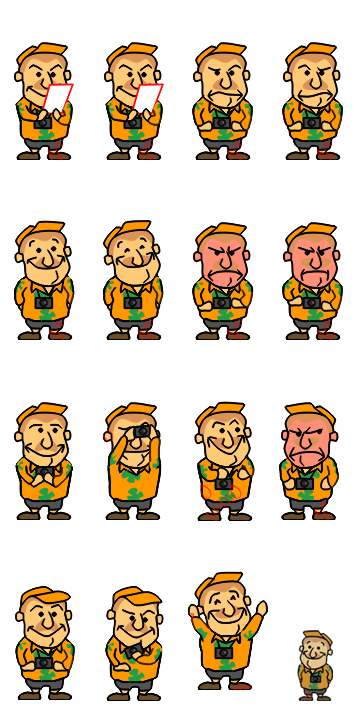
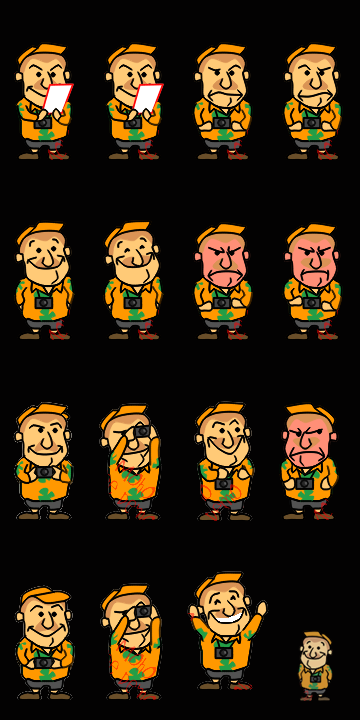
Before/after of a 360×720 layered artwork. What changed in the layer stack:
renamed "Слой 35 (копия)" to "Слой 35 (копия) 2", hid it, painted on it over (13, 42, 343, 701)
painted on "Слой 35" over (13, 402, 242, 701)
showed "Слой 17" over (0, 0, 360, 720)
